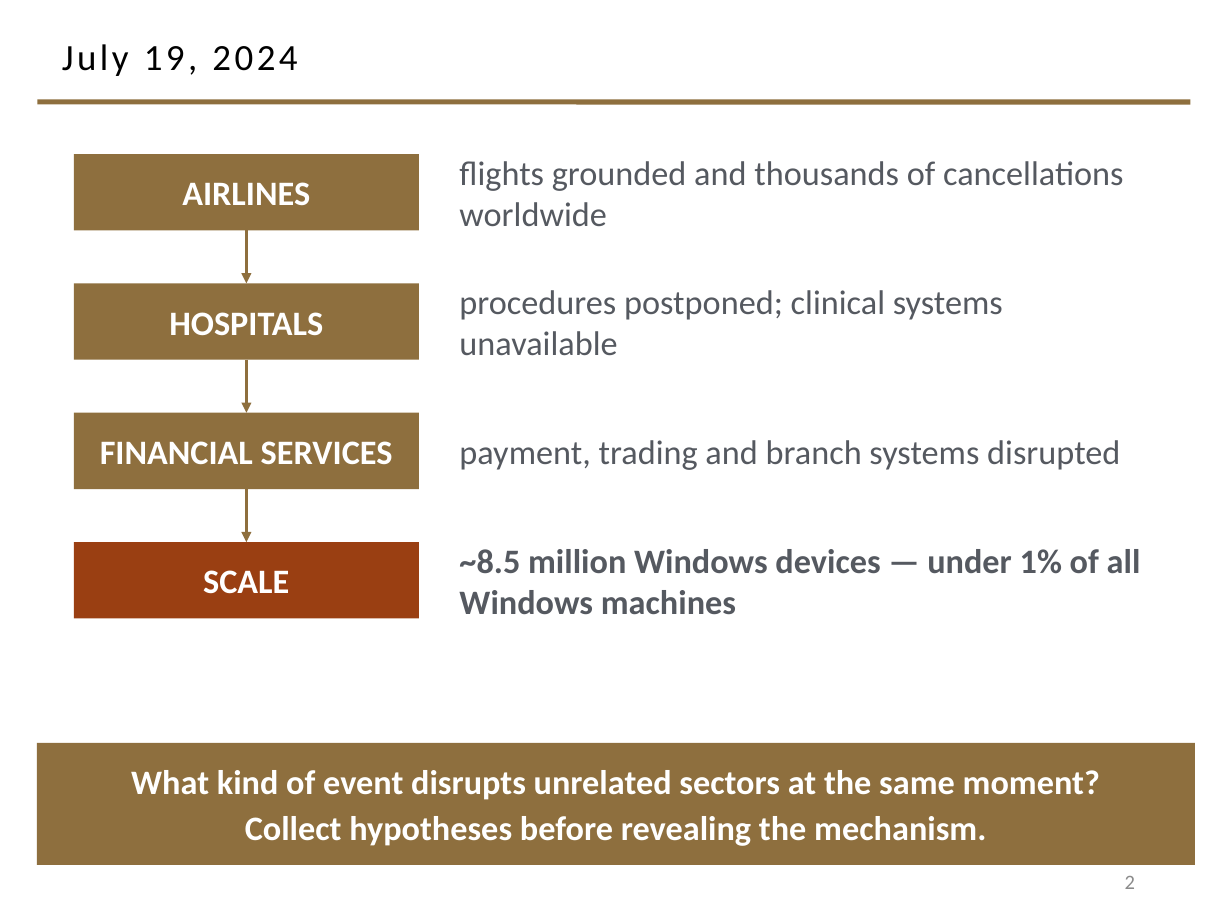
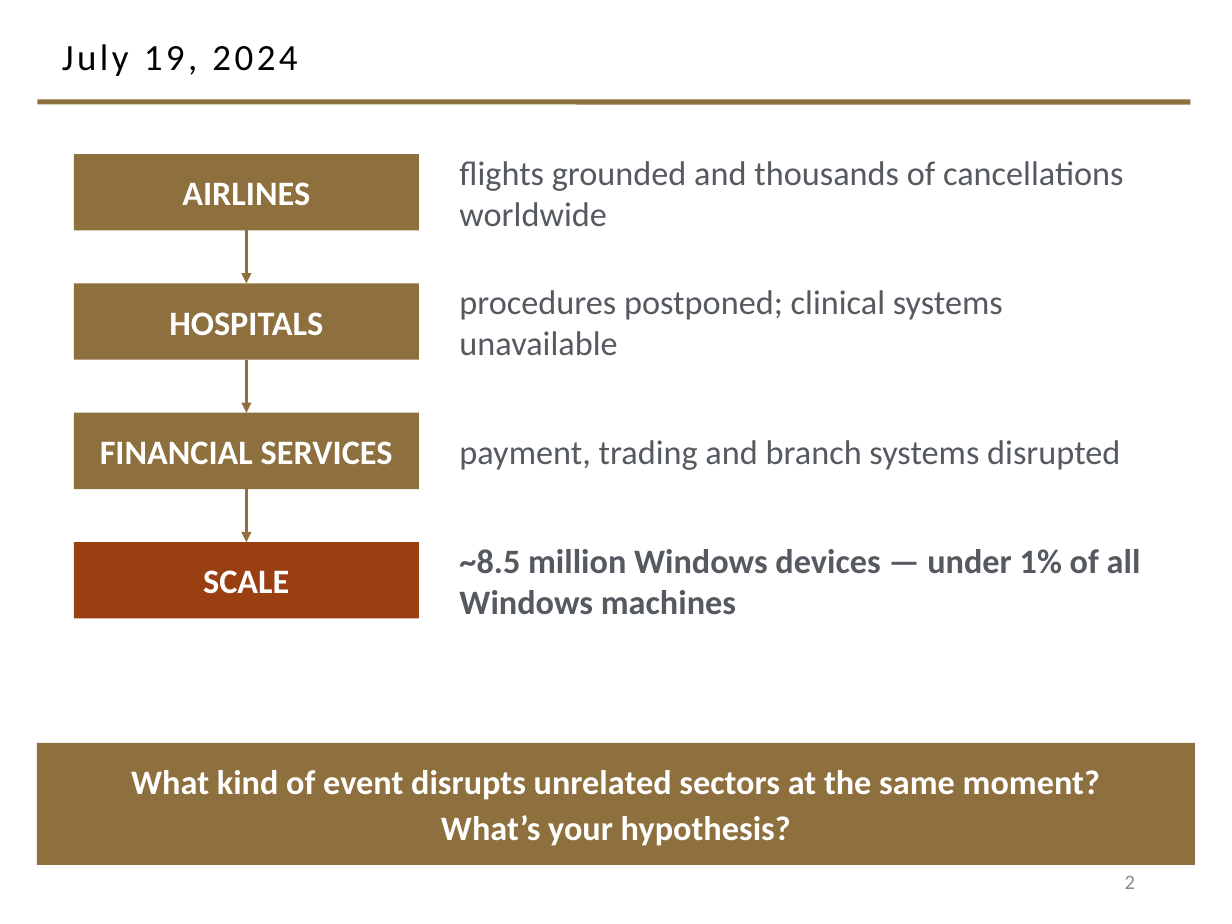
Before and after one commit to davisjam/model-based-agentic-software-engineering, a slide deck: slide 2 of course/lectures/act-2-delegation-and-control/04-failure-aware-engineering/2-4-Failure-Aware-Engineering.pptx. Drawn at 1232x924 pixels with LibreOffice and Linux fonts; fonts in the diff are those of the drawing; background and template pictures are left out. Boxes give left, top, right and bottom in pixels: in the first picture for what was removed or moved away, otherwise in the second. Text is boxed around its words. In the diff, an @@ line names an element or a change of style, - is before the commit and + after.

Commit message:
deck 2-4: author's own edits to slides 2 and 4
Committed on the author's behalf, from their working-tree save (mtime 12:54),
so the work is banked before further edits land on top. Not my change:

  - slide 2 footer: "Collect hypotheses before revealing the mechanism."
    becomes "What's your hypothesis?" — addressed to the room rather than to
    the instructor.
  - slide 4 title gains "Cause:" — naming the slide's role in the sequence.
  - slide 4 drops two footer bands ("Two components of the same product
    disagreed about an interface." / "Which assumption was violated — and
    whose?").
  - slide 4 gains two skull marks on the crash path.

Verified at this tree before committing: 0 duplicate zip entries, clean CRC,
30 slides, both OOXML validators clean, and the predict-then-reveal no-leak
check PASSES (no Cloudflare outcome detail reaches a slide before the reveal).

```diff
--- a/course/lectures/act-2-delegation-and-control/04-failure-aware-engineering/2-4-Failure-Aware-Engineering.pptx
+++ b/course/lectures/act-2-delegation-and-control/04-failure-aware-engineering/2-4-Failure-Aware-Engineering.pptx
@@ text in rectangle at box(441, 815, 791, 846): text changed @@
-Collect hypotheses before revealing the mechanism.
+What’s your hypothesis?
```
Also in this commit, not shown: 2 other slides changed.
